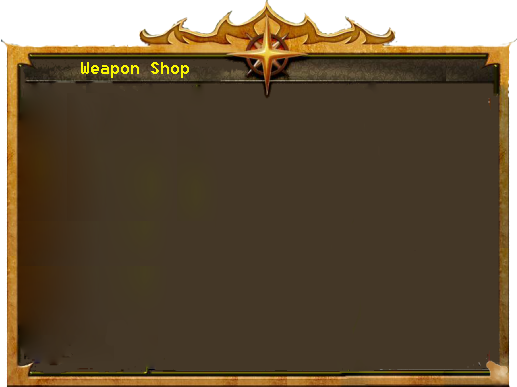
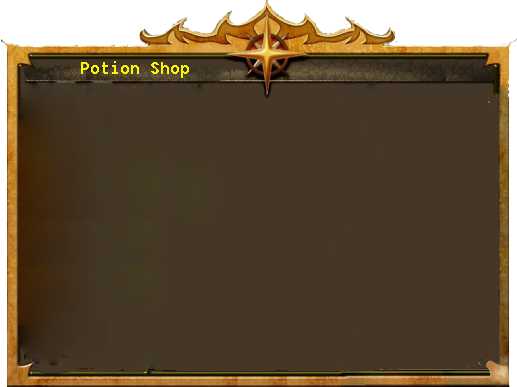
Layered file, before and after one edit (517px x 387px). Changes by layer:
renamed "Weapon Shop" to "Potion Shop", painted on it over left=81, top=61, right=119, bottom=78
